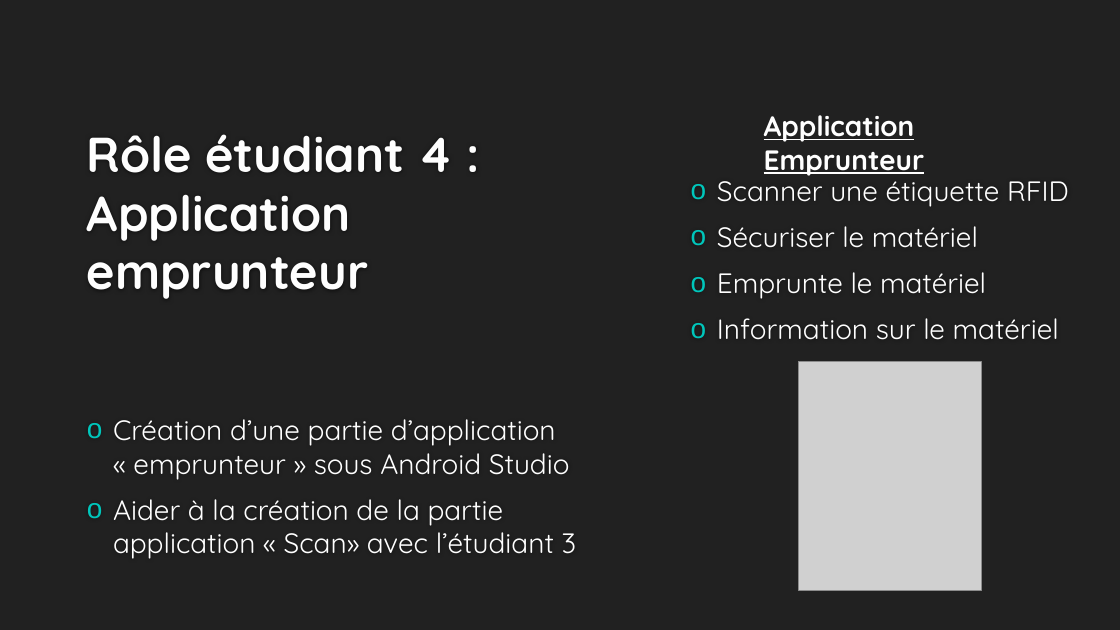
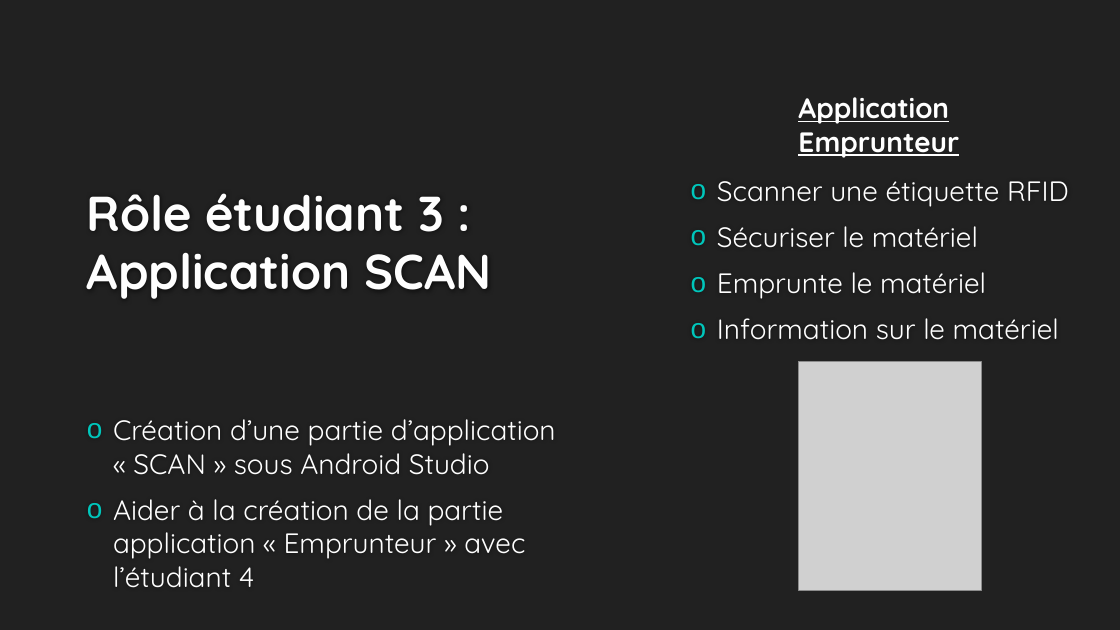
Before and after one commit to Wyrrain/Projet_Bts, a slide deck: slide 3 of Revue n1/Presentation du projet SFL2 (Pierre).pptx. Drawn at 1120x630 pixels with LibreOffice and Linux fonts; fonts in the diff are those of the drawing; grey boxes stand for pictures; background and template pictures are left out. Boxes give left, top, right and bottom in pixels: in the first picture for what was removed or moved away, otherwise in the second. Text is boxed around its words. In the diff, an @@ line names an element or a change of style, - is before the commit and + after.

```diff
--- a/Revue n1/Presentation du projet SFL2 (Pierre).pptx
+++ b/Revue n1/Presentation du projet SFL2 (Pierre).pptx
@@ text "Application Emprunteur": place and size @@
-text "Application Emprunteur" at box(764, 115, 925, 176)
+text "Application Emprunteur" at box(798, 97, 959, 158)
@@ title at box(87, 193, 491, 299): text changed @@
-Rôle étudiant 4 :
-Application emprunteur
+Rôle étudiant 3 :
+Application SCAN
@@ text at box(113, 419, 556, 588): text changed @@
-o Création d’une partie d’application « emprunteur » sous Android Studio
-o Aider à la création de la partie application « Scan» avec l’étudiant 3
+o Création d’une partie d’application « SCAN » sous Android Studio
+o Aider à la création de la partie application « Emprunteur » avec l’étudiant 4
```
Also in this commit, not shown: 1 other slide changed, 2 other files.
